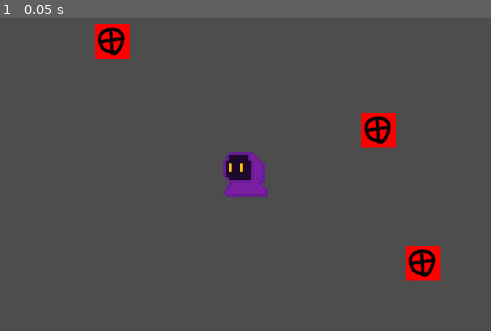
Above: before the commit, frame 1.
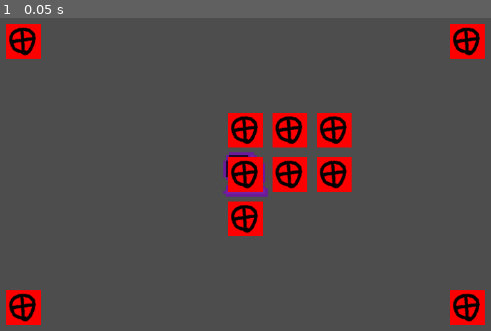
Above: after the commit, the same moment.

Repository: LiterallyANoodle/LATech-Game-Jam-2026
Game: Godot game, scene res://scenes/Main.tscn
The game is run twice, just before and just after one commit, with the same random seed, the same clock (stepped at 60 frames per second) and the same inputs.
Inputs:
- Up to frame 1 (0.05 s): no input

The runs differ from the first frame. In frame 1, 11% of the frame differs, in the area x 1-99%, y 1-99%.

Commit message:
atom spawning, shape gen

Diff:
--- a/la-tech-game-jam-2026/scenes/main.gd
+++ b/la-tech-game-jam-2026/scenes/main.gd
@@ -2,14 +2,39 @@
 
 var molecule_scene: PackedScene = preload("res://scenes/molecule.tscn")
 var molecules: Dictionary
+var target_shape: Dictionary
 # Player's position in GRID COORDINATES
 var player_position: Vector2 = Vector2.ZERO
+
+const dirs: Array = [Vector2.UP, Vector2.DOWN, Vector2.LEFT, Vector2.RIGHT]
+const neighborhood: Array = [Vector2.UP, Vector2.DOWN, Vector2.LEFT, Vector2.RIGHT, Vector2.ZERO]
+const elements: Array = ["earth", "air", "fire", "water"]
 
 @onready var player: Node2D = $Player
 
 # Transforms GRID COORDINATES to WORLD COORDINATES
 func coord_to_position(coord: Vector2) -> Vector2:
 	return coord * constants.GRID_SIZE
+
+func generate_target_shape() -> void:
+	target_shape.clear()
+	target_shape[Vector2.ZERO] = elements.pick_random()
+	for i: int in range(0, 10):
+		var pos: Vector2 = target_shape.keys().pick_random()
+		pos += dirs.pick_random()
+		target_shape[pos] = elements.pick_random()
+
+func spawn_target() -> void:
+	for k: Vector2 in target_shape.keys():
+		spawn_molecule(k, target_shape[k])
+
+# Attempt to spawn a new atom if the area around the spawn point is clear
+func try_spawn(pos: Vector2, type: String) -> void:
+	var clear: bool = true
+	for dir: Vector2 in neighborhood:
+		if player_position == dir + pos: clear = false
+		if molecules.has(dir + pos): clear = false
+	if clear: spawn_molecule(pos, type)
 
 func shove_molecule(pos: Vector2, dir: Vector2) -> void:
 	if molecules.has(pos):
@@ -24,6 +49,10 @@
 	player_position += direction
 	if molecules.has(player_position):
 		shove_molecule(player_position, direction)
+	try_spawn(Vector2(-5, -3), "fire")
+	try_spawn(Vector2(-5, 3), "water")
+	try_spawn(Vector2(5, 3), "earth")
+	try_spawn(Vector2(5, -3), "air")
 
 func spawn_molecule(pos: Vector2, type: String) -> void:
 	var instance: Molecule = molecule_scene.instantiate()
@@ -33,10 +62,13 @@
 
 func _ready() -> void:
 	SignalBus.PLAYER_MOVED.connect(player_moved)
-	spawn_molecule(Vector2(-3, -3), "fire")
-	spawn_molecule(Vector2(4, 2), "water")
-	spawn_molecule(Vector2(3, -1), "earth")
+	spawn_molecule(Vector2(-5, -3), "fire")
+	spawn_molecule(Vector2(-5, 3), "water")
+	spawn_molecule(Vector2(5, 3), "earth")
+	spawn_molecule(Vector2(5, -3), "air")
 	player.position = coord_to_position(Vector2.ZERO)
+	generate_target_shape()
+	spawn_target()
 
 # Called every frame. 'delta' is the elapsed time since the previous frame.
 func _process(delta: float) -> void:
